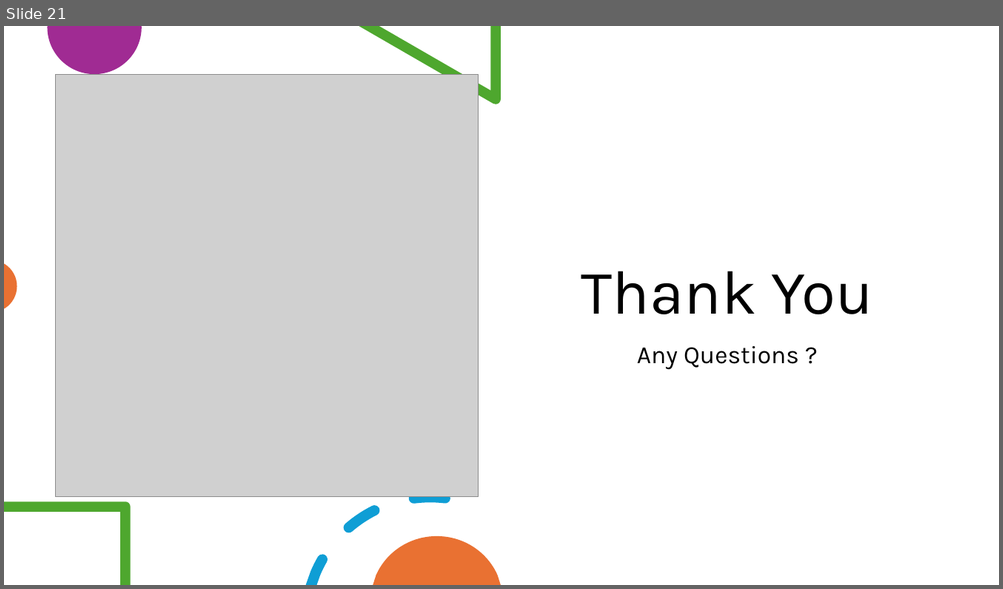
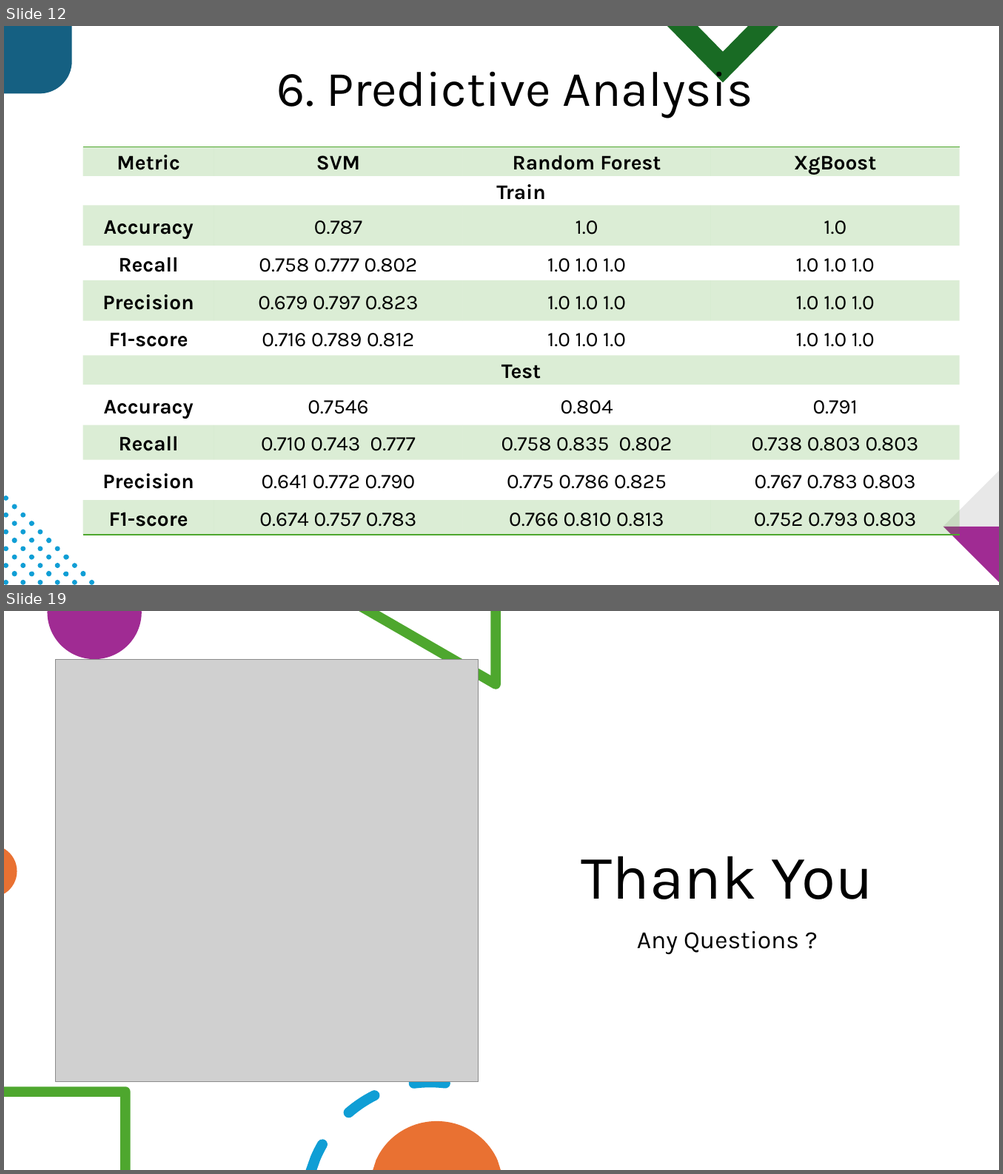
Before and after one commit to BasmaElhoseny01/Credit-Score-Classification-and-Analysis, a slide deck: Presentation.pptx. Shown one above the other, each under a label of ours: slide 21 before the commit, slides 12 and 19 after it; the slides between them are not shown. The pictures are 1003x589 and 1003x1174 pixels, drawn with LibreOffice and Linux fonts; fonts in the diff are those of the drawing; grey boxes stand for pictures. Boxes give left, top, right and bottom in pixels: in the first picture for what was removed or moved away, otherwise in the second. Text is boxed around its words. In the diff, an @@ line names an element or a change of style, - is before the commit and + after.

```diff
--- a/Presentation.pptx
+++ b/Presentation.pptx
@@ slide 12 added at <box>4,26,999,585</box>, background #FFFFFF @@
@@ freeform shape added at <box>4,26,72,94</box>, fill #156082 @@
@@ freeform shape added at <box>667,26,779,83</box>, fill #196B24 @@
@@ text added at <box>277,61,753,118</box>, 48 pt, text #000000 @@
+6. Predictive Analysis
@@ table added at <box>83,147,960,536</box>, 11 rows, 4 columns @@
+Metric | SVM | Random Forest | XgBoost
+Train |  |  | 
+Accuracy | 0.787 | 1.0 | 1.0
+Recall | 0.758 0.777 0.802 | 1.0 1.0 1.0 | 1.0 1.0 1.0
+Precision | 0.679 0.797 0.823 | 1.0 1.0 1.0 | 1.0 1.0 1.0
+F1-score | 0.716 0.789 0.812 | 1.0 1.0 1.0 | 1.0 1.0 1.0
+Test |  |  | 
+Accuracy | 0.7546 | 0.804 | 0.791
+Recall | 0.710 0.743 0.777 | 0.758 0.835 0.802 | 0.738 0.803 0.803
+Precision | 0.641 0.772 0.790 | 0.775 0.786 0.825 | 0.767 0.783 0.803
+F1-score | 0.674 0.757 0.783 | 0.766 0.810 0.813 | 0.752 0.793 0.803
@@ freeform shape added at <box>943,471,999,528</box>, fill #E8E8E8 @@
@@ freeform shape added at <box>943,527,999,582</box>, fill #A02B93 @@
@@ group added at <box>4,496,94,585</box>: 36 freeform shapes @@
@@ what was slide 21 is now slide 19 @@
```
Also in this commit, not shown: 10 slides changed, 7 other slides added, 10 slides removed, 6 other files.
